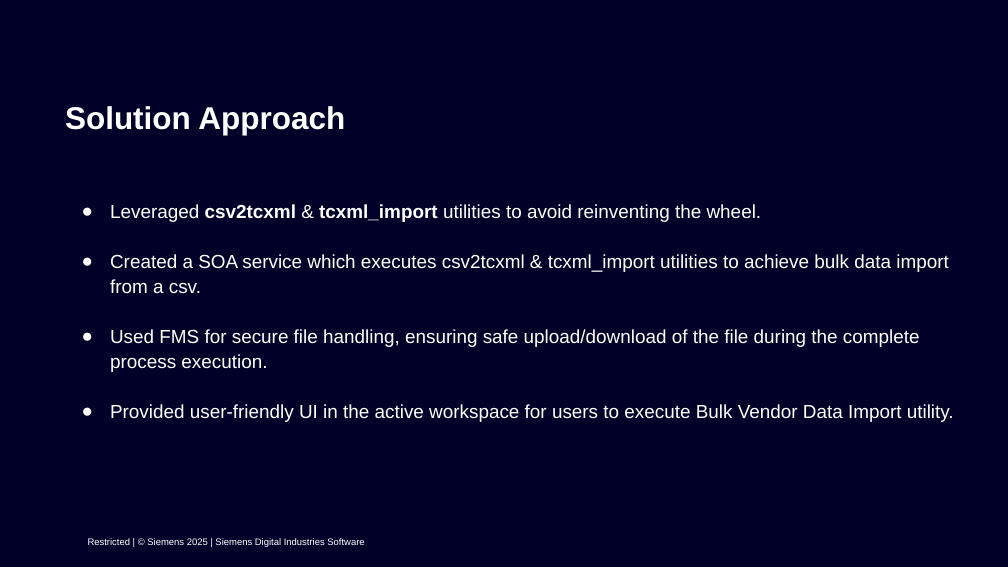
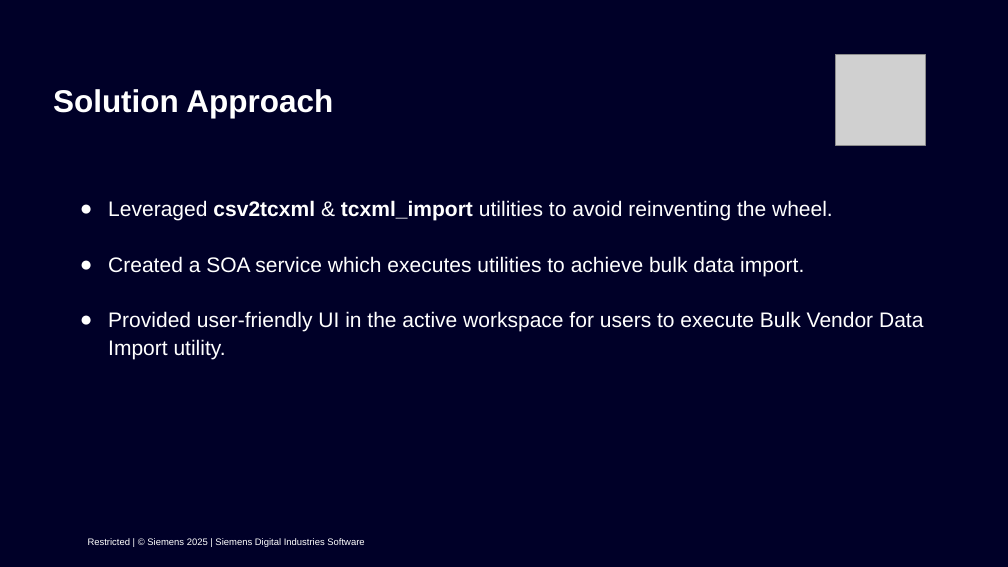
Before and after one commit to ashutoshkorde4/presentation, a slide deck: slide 4 of LCS_FY25 Internship Demo.pptx. Drawn at 1008x567 pixels with LibreOffice and Linux fonts; fonts in the diff are those of the drawing; grey boxes stand for pictures; background and template pictures are left out. Boxes give left, top, right and bottom in pixels: in the first picture for what was removed or moved away, otherwise in the second. Text is boxed around its words. In the diff, an @@ line names an element or a change of style, - is before the commit and + after.

Commit message:
reduced text

```diff
--- a/LCS_FY25 Internship Demo.pptx
+++ b/LCS_FY25 Internship Demo.pptx
@@ picture added at (836,55,926,146) @@
@@ title "Solution Approach": place and size @@
-title "Solution Approach" at (65,106,345,135)
+title "Solution Approach" at (53,89,333,118)
@@ subtitle at (108,200,923,359): size 18 to 20 pt in "Leveraged csv2tcxml & tcxml_import utilities to avoid ...", "Provided user-friendly UI in the active workspace ..." @@
@@ subtitle at (108,256,804,276): text changed; size 18 to 20 pt @@
-● Created a SOA service which executes csv2tcxml & tcxml_import utilities to achieve bulk data import from a csv.
-● Used FMS for secure file handling, ensuring safe upload/download of the file during the complete process execution.
+● Created a SOA service which executes utilities to achieve bulk data import.
```
Also in this commit, not shown: 7 other slides changed, 1 slide added.
